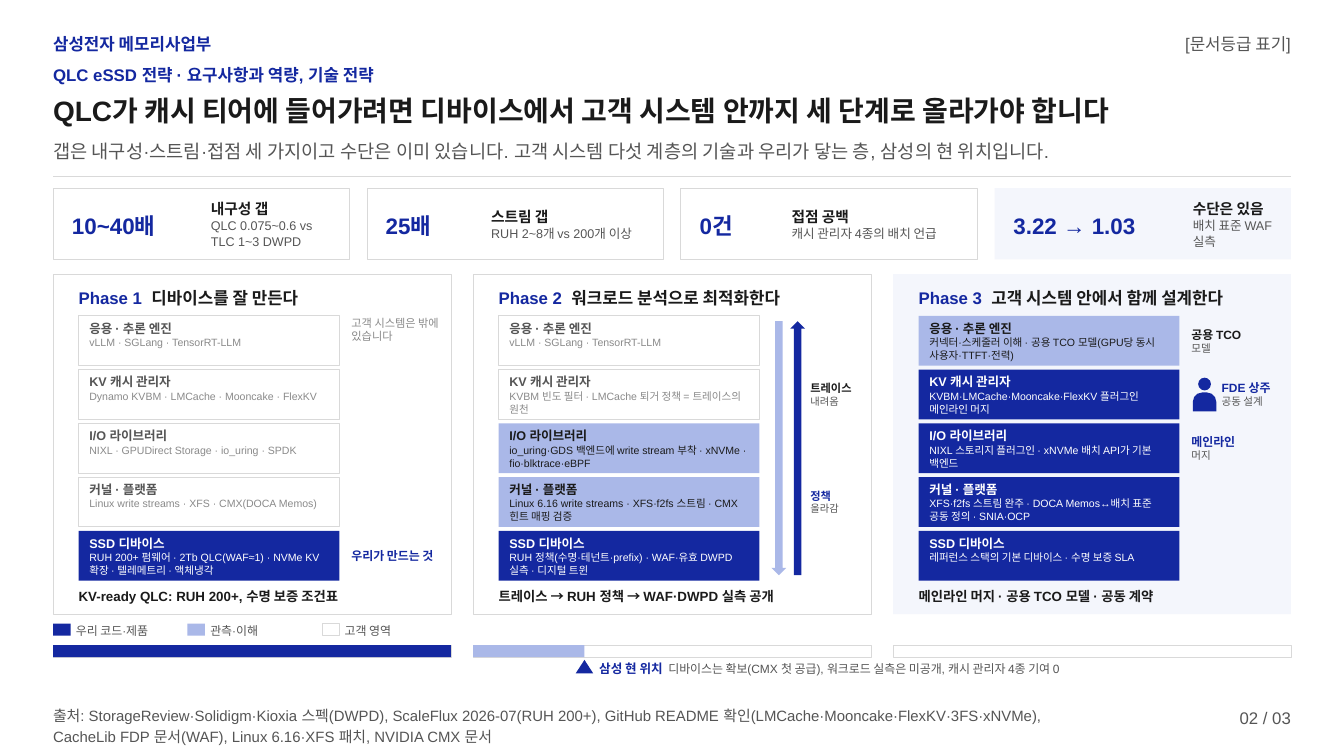
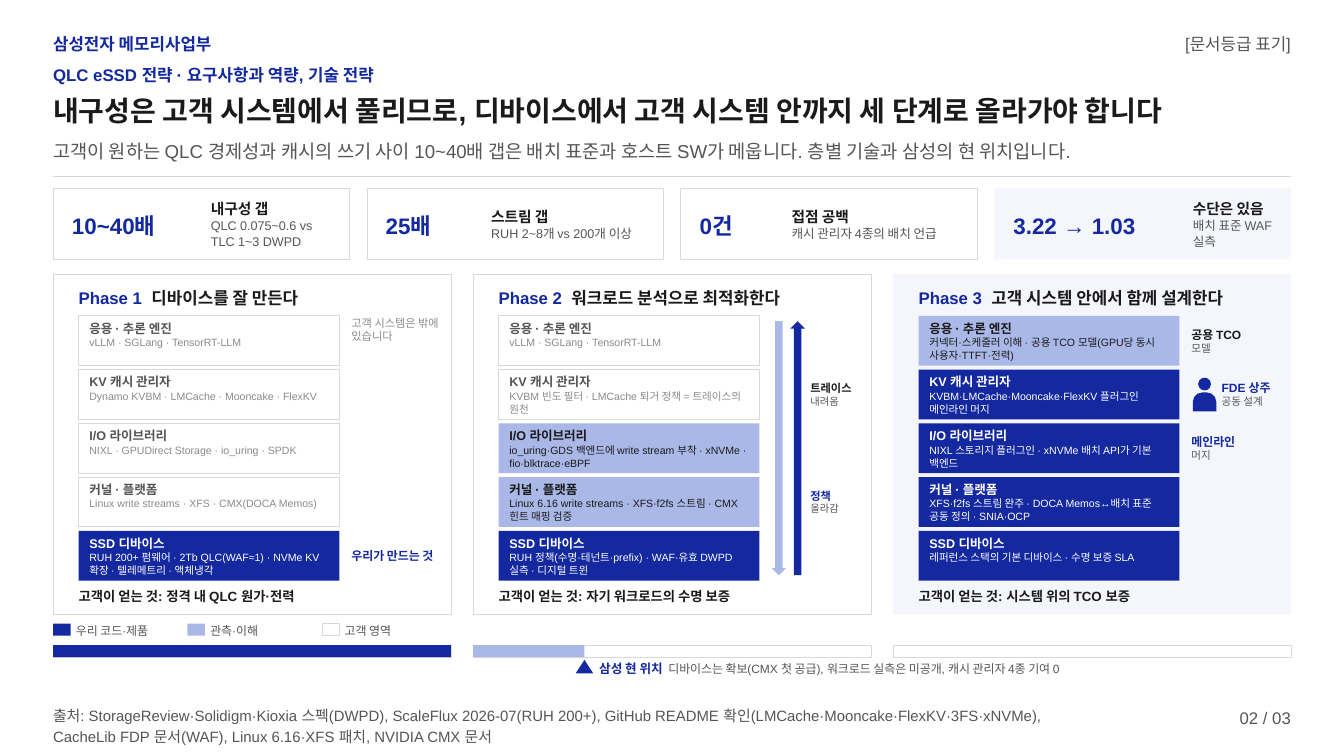
Before and after one commit to k31001/action-learning, a slide deck: slide 2 of outputs/presentation/qlc-ssd-strategy.pptx. Drawn at 1344x756 pixels with LibreOffice and Linux fonts; fonts in the diff are those of the drawing. Boxes give left, top, right and bottom in pixels: in the first picture for what was removed or moved away, otherwise in the second. Text is boxed around its words. In the diff, an @@ line names an element or a change of style, - is before the commit and + after.

```diff
--- a/outputs/presentation/qlc-ssd-strategy.pptx
+++ b/outputs/presentation/qlc-ssd-strategy.pptx
@@ text at <box>53,97,1162,126</box>: text changed @@
-QLC가 캐시 티어에 들어가려면 디바이스에서 고객 시스템 안까지 세 단계로 올라가야 합니다
+내구성은 고객 시스템에서 풀리므로, 디바이스에서 고객 시스템 안까지 세 단계로 올라가야 합니다
@@ text at <box>53,142,1070,162</box>: text changed @@
-갭은 내구성·스트림·접점 세 가지이고 수단은 이미 있습니다. 고객 시스템 다섯 계층의 기술과 우리가 닿는 층, 삼성의 현 위치입니다.
+고객이 원하는 QLC 경제성과 캐시의 쓰기 사이 10~40배 갭은 배치 표준과 호스트 SW가 메웁니다. 층별 기술과 삼성의 현 위치입니다.
@@ text at <box>79,589,294,604</box>: text changed @@
-KV-ready QLC: RUH 200+, 수명 보증 조건표
+고객이 얻는 것: 정격 내 QLC 원가·전력
@@ text at <box>499,589,731,603</box>: text changed @@
-트레이스 → RUH 정책 → WAF·DWPD 실측 공개
+고객이 얻는 것: 자기 워크로드의 수명 보증
@@ text at <box>919,589,1131,603</box>: text changed @@
-메인라인 머지 · 공용 TCO 모델 · 공동 계약
+고객이 얻는 것: 시스템 위의 TCO 보증
```
Also in this commit, not shown: 2 other slides changed, 9 other files.
